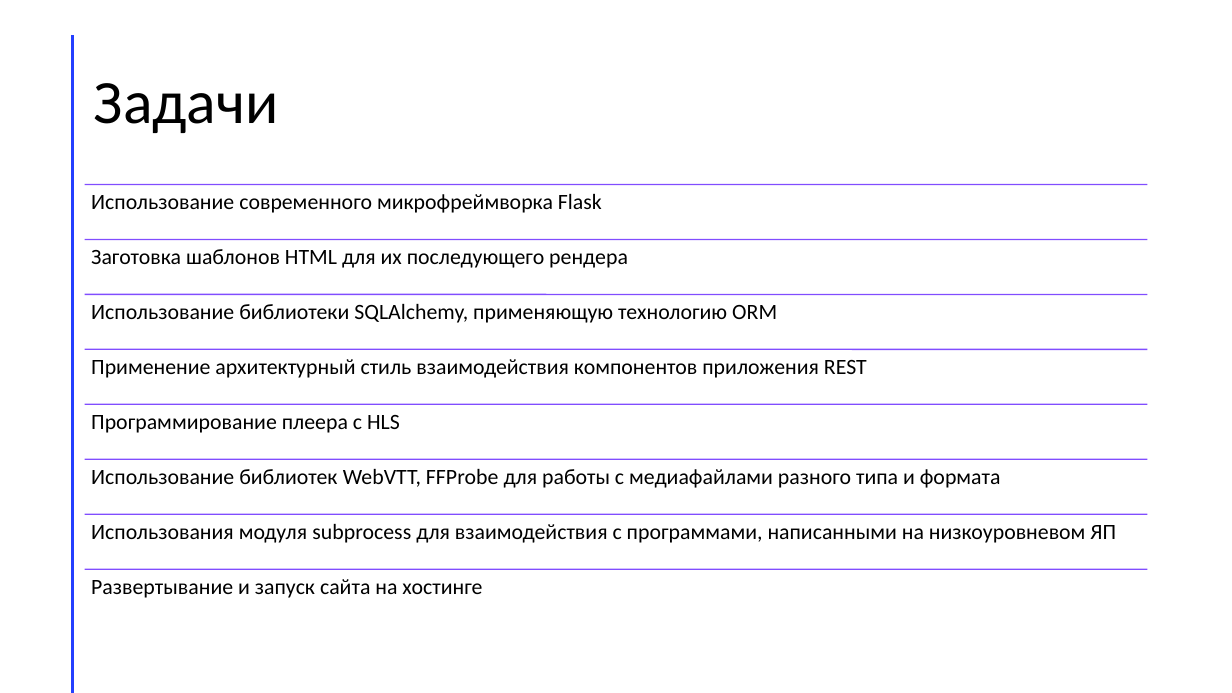
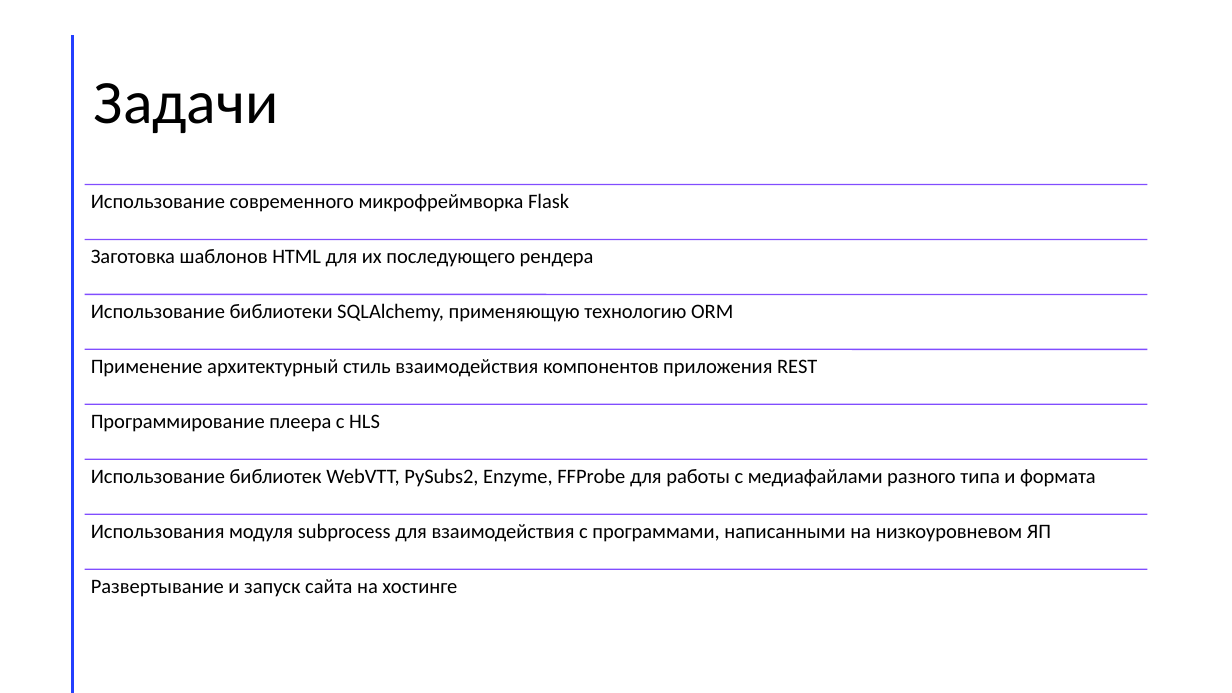
Before and after one commit to AlexSavelev/MoviePoint, a slide deck: slide 4 of presentation/Presentation.pptx. Drawn at 1232x693 pixels with LibreOffice and Linux fonts; fonts in the diff are those of the drawing. Boxes give left, top, right and bottom in pixels: in the first picture for what was removed or moved away, otherwise in the second. Text is boxed around its words. In the diff, an @@ line names an element or a change of style, - is before the commit and + after.

```diff
--- a/presentation/Presentation.pptx
+++ b/presentation/Presentation.pptx
@@ text at (91, 468, 1096, 487): text changed; size 17 to 16 pt @@
-Использование библиотек WebVTT, FFProbe для работы с медиафайлами разного типа и формата
+Использование библиотек WebVTT, PySubs2, Enzyme, FFProbe для работы с медиафайлами разного типа и формата
@@ size 17 to 16 pt in 7 elements at (91, 193, 569, 212), (91, 249, 594, 267), (91, 303, 733, 322), (91, 359, 817, 377), (91, 414, 380, 432), (91, 523, 1051, 542), (91, 579, 457, 597) @@
```
Also in this commit, not shown: 2 other slides changed, 3 other files.
